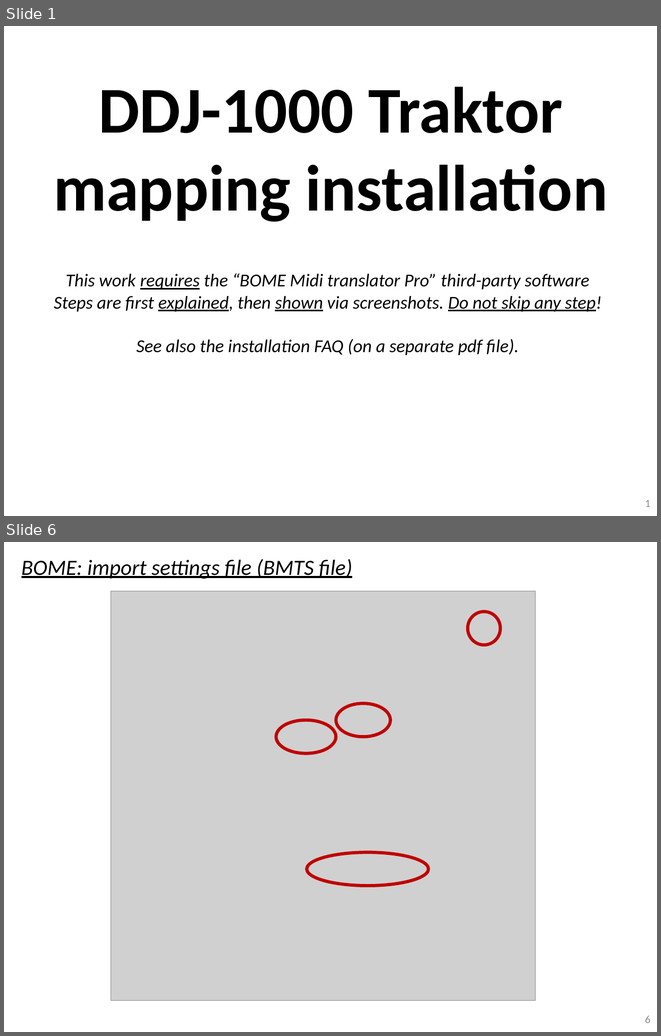
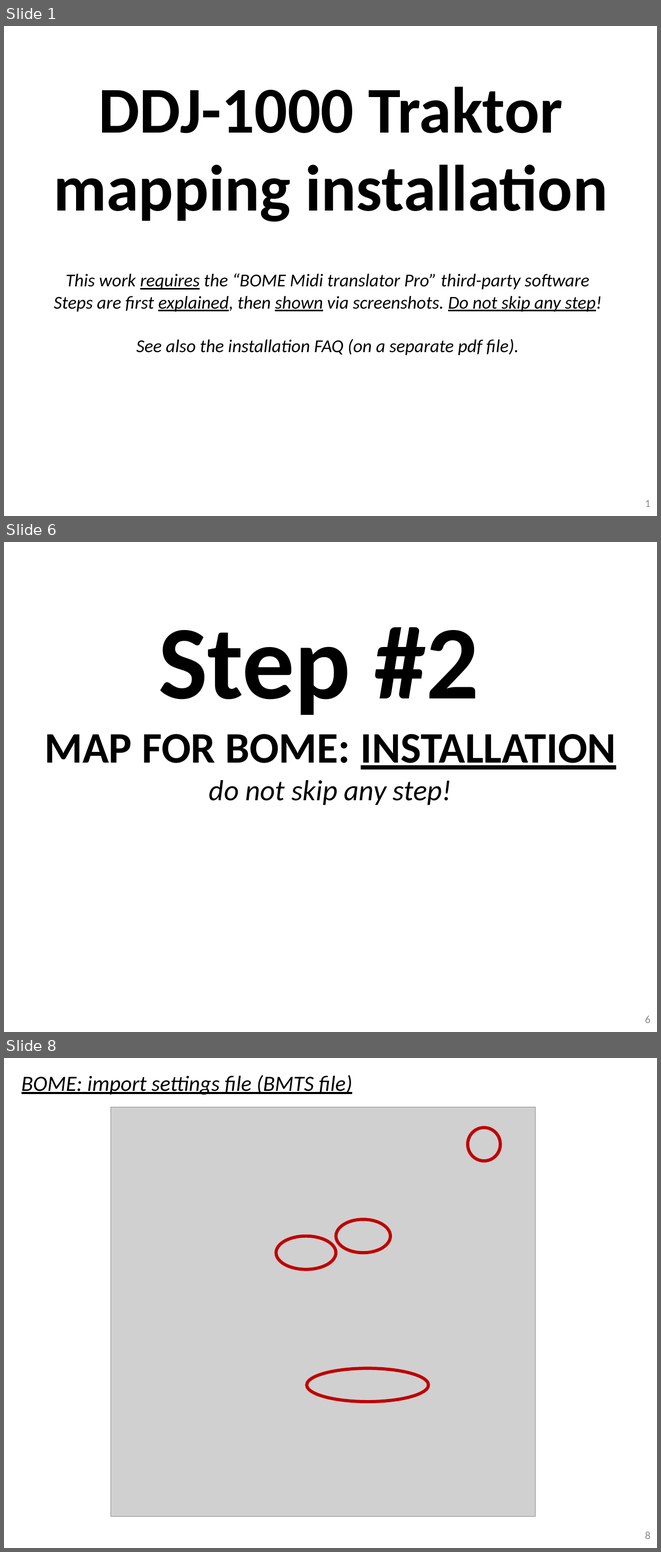
Before and after one commit to pestrela/music, a slide deck: traktor/mapping_ddj_1000/Support files/Source files/DDJ-1000 - Installation Guide.pptx. Shown one above the other, each under a label of ours: slides 1 and 6 before the commit, slides 1, 6 and 8 after it; the slides between them are not shown. The pictures are 661x1036 and 661x1552 pixels, drawn with LibreOffice and Linux fonts; fonts in the diff are those of the drawing; grey boxes stand for pictures. Boxes give left, top, right and bottom in pixels: in the first picture for what was removed or moved away, otherwise in the second. Text is boxed around its words. In the diff, an @@ line names an element or a change of style, - is before the commit and + after.

```diff
--- a/traktor/mapping_ddj_1000/Support files/Source files/DDJ-1000 - Installation Guide.pptx
+++ b/traktor/mapping_ddj_1000/Support files/Source files/DDJ-1000 - Installation Guide.pptx
@@ slide 6 added at bbox=[4, 542, 657, 1032], background #FFFFFF @@
@@ text added at bbox=[45, 627, 616, 805], 48 pt, text #000000, bold @@
+Step #2
+MAP FOR BOME: INSTALLATION
+do not skip any step!
@@ page number added at bbox=[645, 1015, 650, 1023], 12 pt, text #8C8C8C @@
+6
@@ what was slide 6 is now slide 8 @@
@@ page number at bbox=[645, 1531, 650, 1539]: text changed @@
-6
+8
```
Also in this commit, not shown: 9 slides changed, 4 other slides added, 3 other files.
